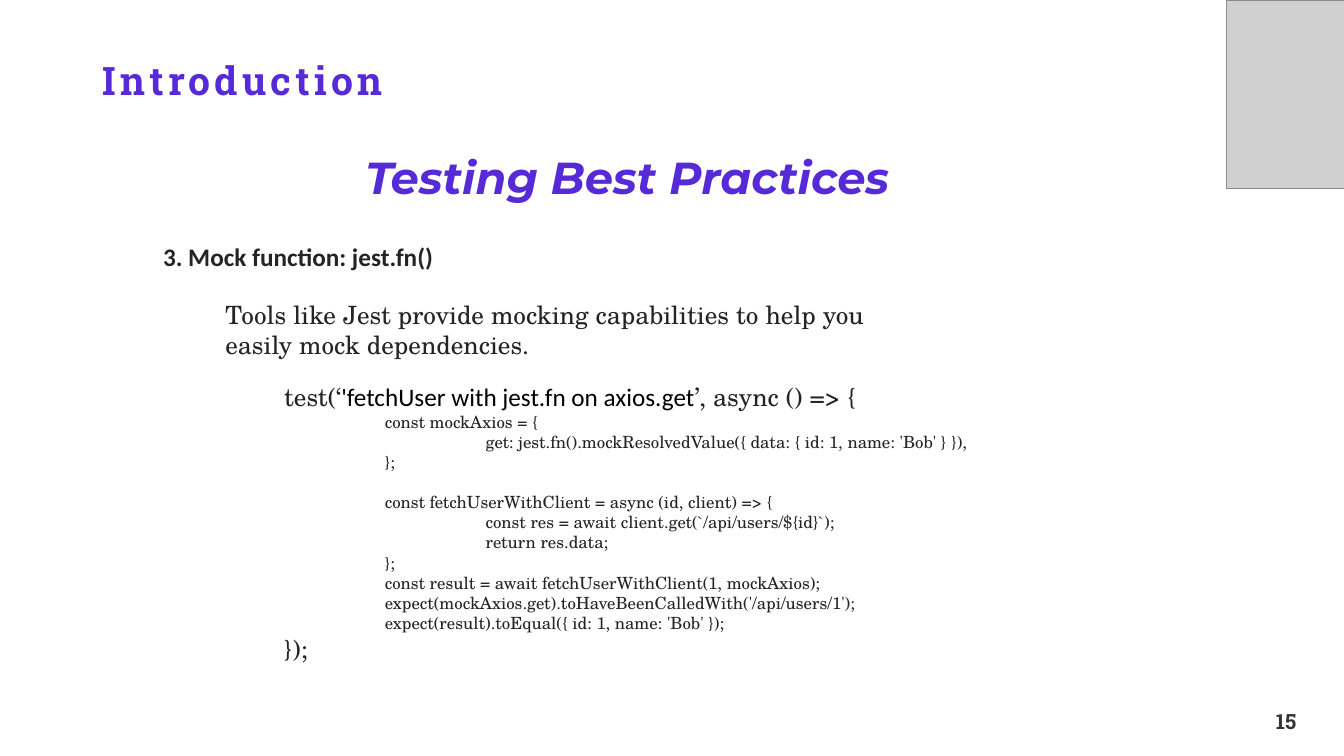
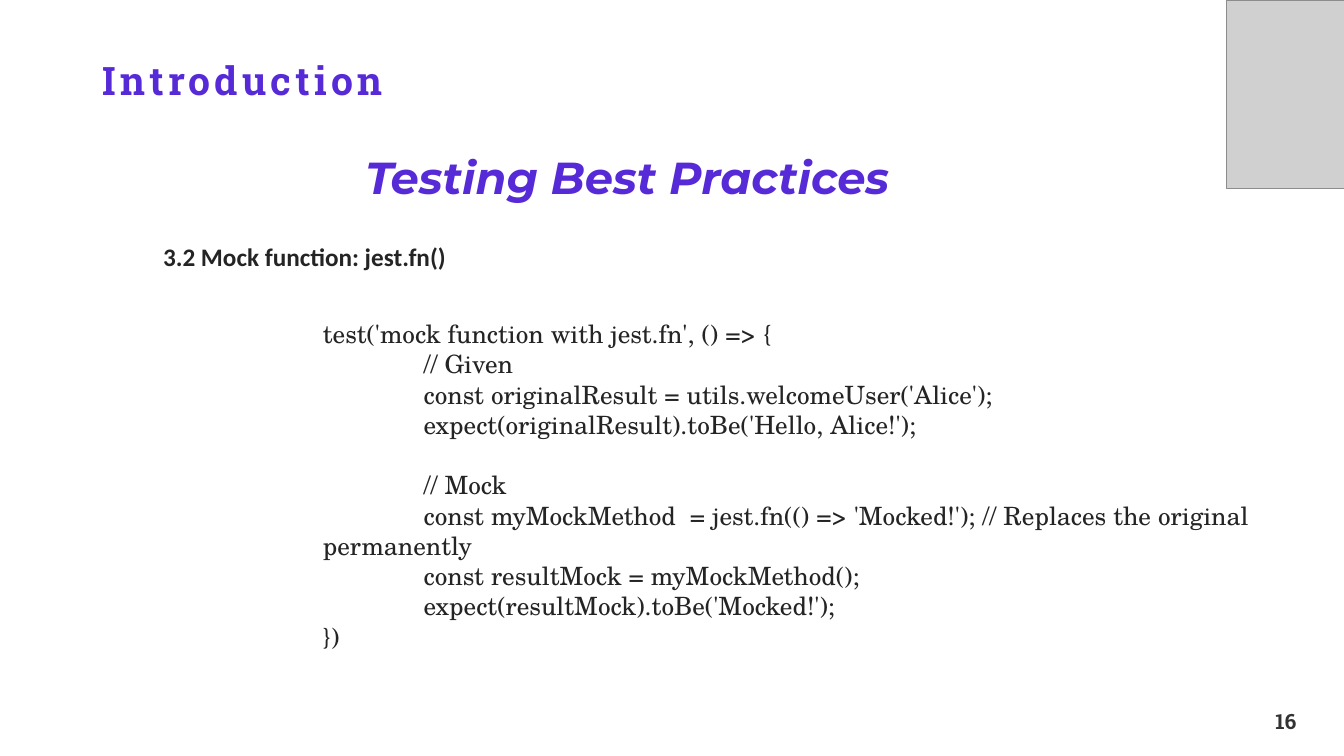
Before and after one commit to TakiRahal/test-react-19, a slide deck: slide 16 of Testing ReactJS.pptx (slide 15 before the commit). Drawn at 1344x756 pixels with LibreOffice and Linux fonts; fonts in the diff are those of the drawing; grey boxes stand for pictures; background and template pictures are left out. Boxes give left, top, right and bottom in pixels: in the first picture for what was removed or moved away, otherwise in the second. Text is boxed around its words. In the diff, an @@ line names an element or a change of style, - is before the commit and + after.

```diff
--- a/Testing ReactJS.pptx
+++ b/Testing ReactJS.pptx
@@ text at (163,247,446,271): text changed @@
-3. Mock function: jest.fn()
+3.2 Mock function: jest.fn()
@@ text removed at (225,305,864,359) @@
-Tools like Jest provide mocking capabilities to help you easily mock dependencies.
@@ text at (323,324,1249,620): text changed; size 12 to 18 pt @@
-test(‘'fetchUser with jest.fn on axios.get’, async () => {
-const mockAxios = {
-get: jest.fn().mockResolvedValue({ data: { id: 1, name: 'Bob' } }),
-};
-const fetchUserWithClient = async (id, client) => {
-const res = await client.get(`/api/users/${id}`);
-return res.data;
-};
-const result = await fetchUserWithClient(1, mockAxios);
-expect(mockAxios.get).toHaveBeenCalledWith('/api/users/1');
-expect(result).toEqual({ id: 1, name: 'Bob' });
-});
+test('mock function with jest.fn', () => {
+// Given
+const originalResult = utils.welcomeUser('Alice');
+expect(originalResult).toBe('Hello, Alice!');
+// Mock
+const myMockMethod = jest.fn(() => 'Mocked!'); // Replaces the original permanently
+const resultMock = myMockMethod();
+expect(resultMock).toBe('Mocked!');
+})
@@ page number at (1275,714,1296,729): text changed @@
-15
+16
```
Also in this commit, not shown: 3 other slides changed, 2 slides added, 1 slide removed, 13 other files.
